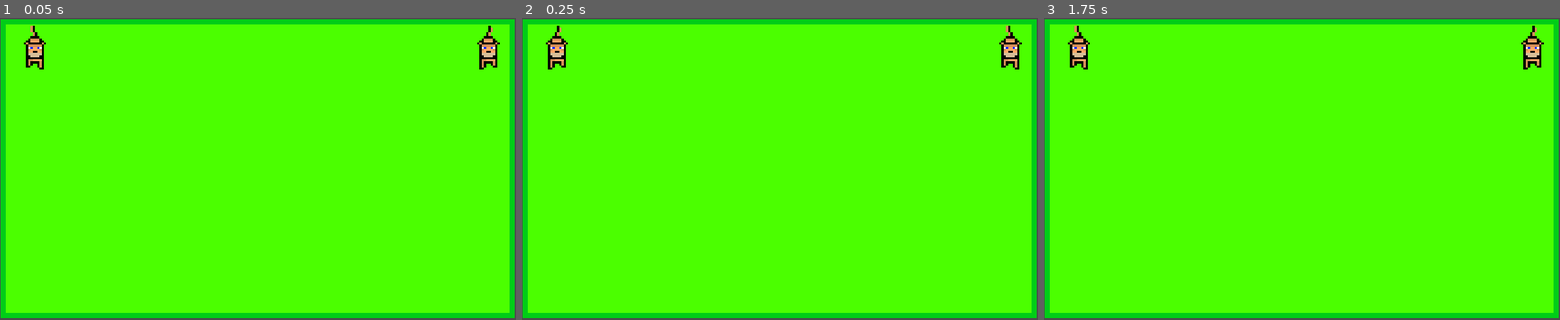
Above: before the commit, frames 1-3 (left to right).
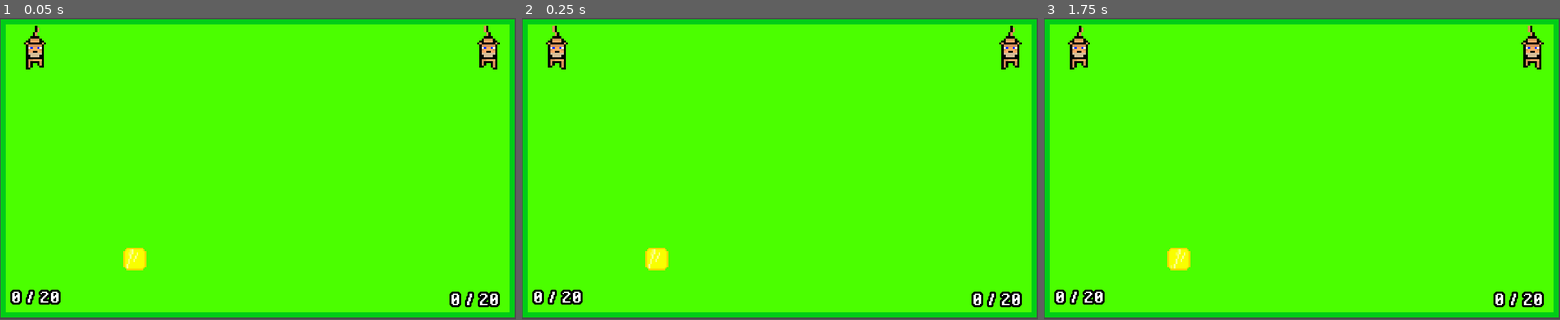
Above: after the commit, the same moments.

Repository: Lennart1514/Doggo-Party-Game
Game: Godot game, scene res://Minigame01.tscn
Two runs of this game, one before a commit and one after it. Both use one fixed random seed, a clock stepped at 60 frames per second and the inputs below. This scene is started directly instead of the project's main scene.
Inputs:
- Up to frame 1 (0.05 s): no input
- Up to frame 2 (0.25 s): no input
- Up to frame 3 (1.75 s): tap Enter at 1.25 s
The window is 800x469 before the commit and 800x468 after it. Grey fills any space a smaller window leaves; there, only what the larger window draws over its background counts as a difference.

The runs differ from the first frame. In frame 1, 1.7% of the frame differs, in the area x 0-100%, y 2-100%; in frame 2, 1.7%; in frame 3, 1.7%.

Commit message:
MinigameEins
nummer eins

Diff:
--- a/Minigame01.gd
+++ b/Minigame01.gd
@@ -3,11 +3,16 @@
 
 # Declare member variables here. Examples:
 # var a = 2
-# var b = "text"
+var DoggoP = 0
+var CattoP = 0
+var RandomV = 0
+var RandomH = 0
 
 
 # Called when the node enters the scene tree for the first time.
 func _ready():
+	CoinPos()
+
 	pass # Replace with function body.
 
 
@@ -41,3 +46,41 @@
 		get_node("Catto/AnimatedDoggo").play("Down")
 	elif Input.get_joy_axis(1,JOY_ANALOG_LY) < -0.2:
 		get_node("Catto/AnimatedDoggo").play("Up")
+
+
+
+func CoinPos():
+	randomize()
+	RandomV = randi()%500+1
+	RandomH = randi()%950+50
+
+	$Coin.position = Vector2(RandomH, RandomV)
+
+
+
+
+
+
+
+
+
+
+
+func _on_Coin_body_entered(body):
+	if body == get_node("Doggo"):
+		Input.start_joy_vibration(0, 0.3, 0.1, 0.5)
+		DoggoP +=1
+		$DoggoP.text = str(DoggoP) + " / 20"
+		CoinPos()
+		if DoggoP == 5:
+			pass
+			#Global.MinigameWon(true)
+	if body == get_node("Catto"):
+		Input.start_joy_vibration(1, 0.3, 0.1, 0.5)
+		CattoP +=1
+		$CattoP.text = str(CattoP) + " / 20"
+		CoinPos()
+		if CattoP == 5:
+			pass
+			#Global.MinigameWon(false)
+	pass # Replace with function body.
--- a/Minigame01.tscn
+++ b/Minigame01.tscn
@@ -8,6 +8,20 @@
 [ext_resource path="res://Doggo/DoggoDown1.png" type="Texture" id=6]
 [ext_resource path="res://Doggo/DoggoUp1.png" type="Texture" id=7]
 [ext_resource path="res://Doggo/DoggoUp2.png" type="Texture" id=8]
+[ext_resource path="res://Minigames/01 - Münzenjagd/Coin1.png" type="Texture" id=9]
+[ext_resource path="res://Minigames/01 - Münzenjagd/Coin2.png" type="Texture" id=10]
+[ext_resource path="res://PixelOperatorHB.ttf" type="DynamicFontData" id=11]
+
+[sub_resource type="SpriteFrames" id=3]
+animations = [ {
+"frames": [ ExtResource( 9 ), ExtResource( 10 ) ],
+"loop": true,
+"name": "default",
+"speed": 3.0
+} ]
+
+[sub_resource type="RectangleShape2D" id=4]
+extents = Vector2( 20.1673, 20.0381 )
 
 [sub_resource type="SpriteFrames" id=1]
 animations = [ {
@@ -30,6 +44,18 @@
 [sub_resource type="RectangleShape2D" id=2]
 extents = Vector2( 48.8485, 8.18779 )
 
+[sub_resource type="DynamicFont" id=5]
+size = 40
+outline_size = 4
+outline_color = Color( 0, 0, 0, 1 )
+font_data = ExtResource( 11 )
+
+[sub_resource type="RectangleShape2D" id=6]
+extents = Vector2( 668.035, 9.98712 )
+
+[sub_resource type="RectangleShape2D" id=7]
+extents = Vector2( 13.6302, 443.67 )
+
 [node name="Minigame" type="Node2D"]
 script = ExtResource( 4 )
 
@@ -38,6 +64,20 @@
 scale = Vector2( 10.1983, 10.6191 )
 texture = ExtResource( 2 )
 
+[node name="Coin" type="Area2D" parent="."]
+position = Vector2( 1024, 500 )
+
+[node name="AnimatedSprite" type="AnimatedSprite" parent="Coin"]
+position = Vector2( -36.4546, 73.7368 )
+scale = Vector2( 3.21016, 3.23742 )
+frames = SubResource( 3 )
+frame = 1
+playing = true
+
+[node name="CollisionShape2D" type="CollisionShape2D" parent="Coin"]
+position = Vector2( -35.95, 73.9631 )
+shape = SubResource( 4 )
+
 [node name="Doggo" type="KinematicBody2D" parent="."]
 
 [node name="AnimatedDoggo" type="AnimatedSprite" parent="Doggo"]
@@ -45,7 +85,6 @@
 scale = Vector2( 4.44827, 4.16405 )
 frames = SubResource( 1 )
 animation = "Down"
-frame = 1
 playing = true
 
 [node name="CollisionShape2D" type="CollisionShape2D" parent="Doggo"]
@@ -61,9 +100,51 @@
 scale = Vector2( 4.44827, 4.16405 )
 frames = SubResource( 1 )
 animation = "Down"
+frame = 1
 playing = true
 
 [node name="CollisionShape2D" type="CollisionShape2D" parent="Catto"]
 position = Vector2( 66.1869, 67.3843 )
 scale = Vector2( 0.669782, 4.62367 )
 shape = SubResource( 2 )
+
+[node name="DoggoP" type="Label" parent="."]
+margin_left = 22.0
+margin_top = 534.0
+margin_right = 111.0
+margin_bottom = 577.0
+custom_fonts/font = SubResource( 5 )
+text = "0 / 20"
+__meta__ = {
+"_edit_use_anchors_": false
+}
+
+[node name="CattoP" type="Label" parent="."]
+margin_left = 894.12
+margin_top = 538.911
+margin_right = 989.12
+margin_bottom = 581.911
+custom_fonts/font = SubResource( 5 )
+text = "0 / 20"
+__meta__ = {
+"_edit_use_anchors_": false
+}
+
+[node name="StaticBody2D" type="StaticBody2D" parent="."]
+
+[node name="C" type="CollisionShape2D" parent="StaticBody2D"]
+position = Vector2( 476.319, 4.52202 )
+shape = SubResource( 6 )
+
+[node name="C2" type="CollisionShape2D" parent="StaticBody2D"]
+position = Vector2( 452.202, 599.921 )
+shape = SubResource( 6 )
+
+[node name="c3" type="CollisionShape2D" parent="StaticBody2D"]
+position = Vector2( -6.46179, 312.75 )
+shape = SubResource( 7 )
+
+[node name="c4" type="CollisionShape2D" parent="StaticBody2D"]
+position = Vector2( 1024.88, 281.017 )
+shape = SubResource( 7 )
+[connection signal="body_entered" from="Coin" to="." method="_on_Coin_body_entered"]
--- a/project.godot
+++ b/project.godot
@@ -22,7 +22,7 @@
 [display]
 
 window/stretch/mode="2d"
-window/stretch/aspect="expand"
+window/stretch/aspect="keep"
 
 [input]
 
Not shown: 1 places in Minigame01.tscn that only renumber resources
Binary file added: Minigames/01 - Münzenjagd/Coin1.png
Not shown, added: Minigames/01 - Münzenjagd/Coin1.png.import
Binary file added: Minigames/01 - Münzenjagd/Coin2.png
Not shown, added: Minigames/01 - Münzenjagd/Coin2.png.import
Binary file added: PixelOperatorHB.ttf
